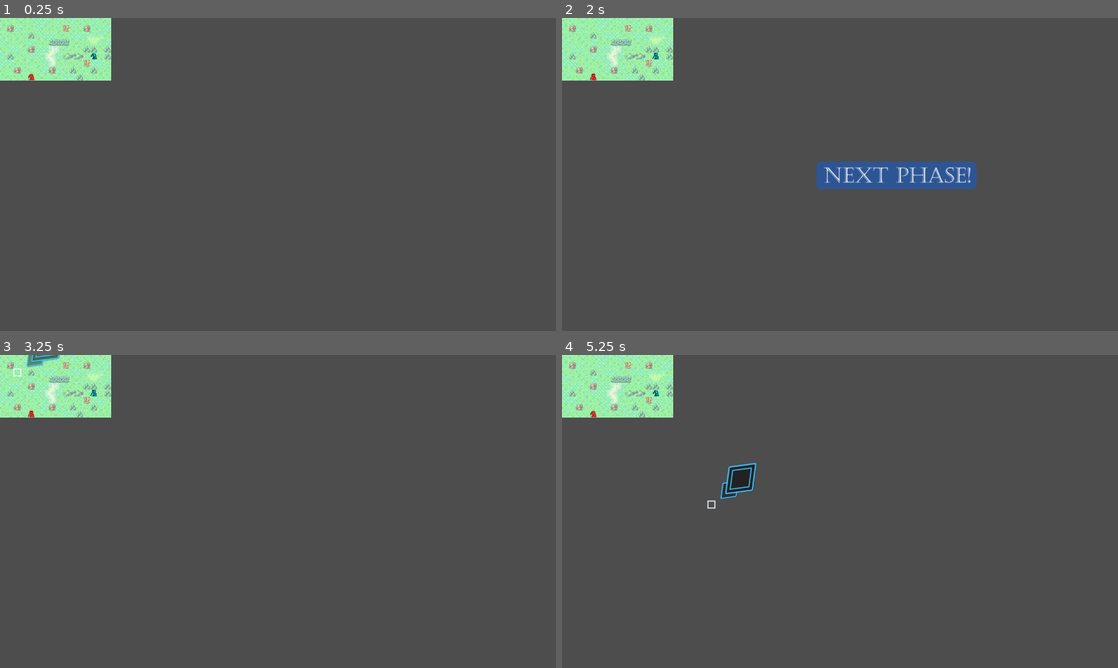
Above: before the commit, frames 1-4 (two rows, left to right).
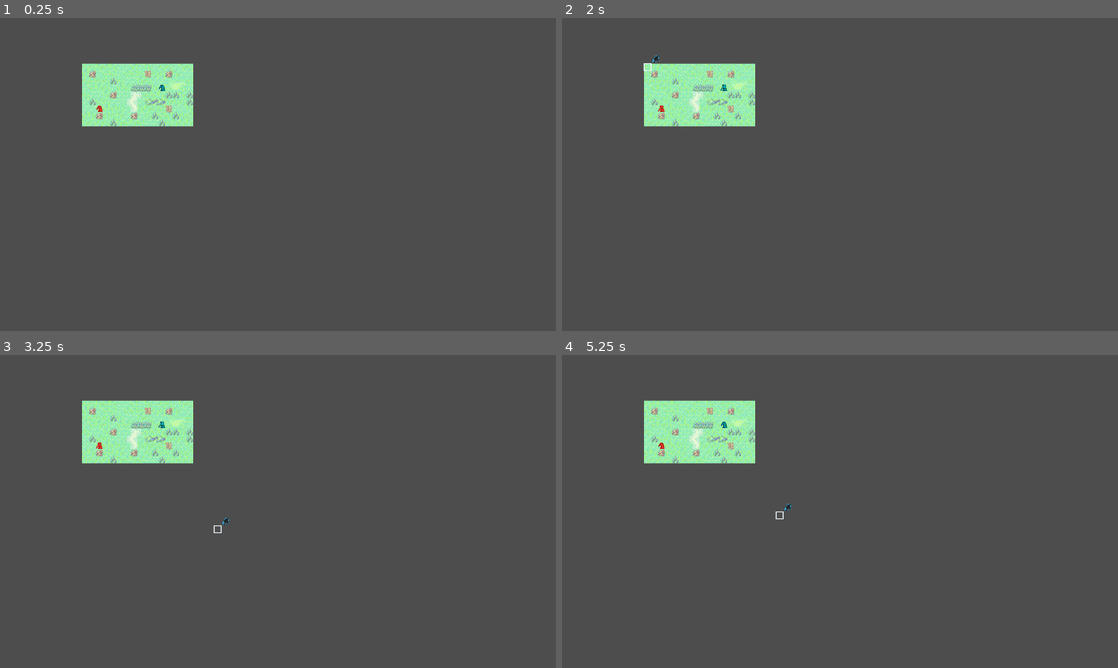
Above: after the commit, the same moments.

Repository: mojius/FarmStrategy
Game: Godot game, scene res://Main.tscn
Same seed, same stepped clock (60 frames per second), same inputs: the game is played once before the commit and once after it.
Inputs (mouse positions are in pixels of both pictures, inside the frame that each line leads up to):
- Up to frame 1 (0.25 s): no input
- Up to frame 2 (2 s): move the mouse to (962, 158) at 0.52 s; press the mouse at (962, 158) at 0.53 s; hold Right (ui_right) 0.53-1.28 s; tap Space (ui_accept) at 0.77, 1.52 s; move the mouse to (728, 190) at 1.27 s; release the mouse at (728, 190) at 1.28 s; hold Down (ui_down) from 1.28 s (still down); click (728, 190) at 1.35 s
- Up to frame 3 (3.25 s): move the mouse to (333, 442) at 2.02 s; release Down (ui_down) at 2.03 s; press the mouse at (333, 442) at 2.03 s; hold Right (ui_right) 2.03-2.78 s; move the mouse to (250, 574) at 2.77 s; release the mouse at (250, 574) at 2.78 s; hold Up (ui_up) from 2.78 s (still down); click (250, 574) at 2.85 s; tap Space (ui_accept) at 3.02 s
- Up to frame 4 (5.25 s): tap Enter at 3.5 s; move the mouse to (1006, 558) at 3.52 s; release Up (ui_up) at 3.53 s; press the mouse at (1006, 558) at 3.53 s; hold Left (ui_left) 3.53-5.03 s; tap Space (ui_accept) at 3.77, 4.25, 4.52, 5 s; move the mouse to (673, 464) at 4.27 s; release the mouse at (673, 464) at 4.28 s; click (673, 464) at 4.35 s; move the mouse to (867, 511) at 5.02 s; press the mouse at (867, 511) at 5.03 s; hold Down (ui_down) from 5.03 s (still down)

The runs differ from the first frame. In frame 1, 7.6% of the frame differs, in the area x 0-35%, y 0-35%; in frame 2, 10%, in the area x 0-75%, y 0-55%; in frame 3, 7.7%; in frame 4, 8.2%.

Commit message:
Scaling issues fixed, Patrols wiped

Diff:
--- a/GameBoard/Cursor/Cursor.gd
+++ b/GameBoard/Cursor/Cursor.gd
@@ -17,7 +17,7 @@
 signal moved(new_cell)
 
 # Grid resource, giving the node access to the grid size, and more.
-@export var grid: Resource = preload("res://GameBoard/Grid.gd")
+@export var grid: Resource = preload("res://GameBoard/Grid.tres")
 
 # Time before the cursor can move again in seconds.
 # You can see how we use it in the unhandled input function below.
@@ -65,7 +65,8 @@
 	if not _enabled: return
 	# If the user moves the mouse, we capture that input and update the node's cell in priority.
 	if event is InputEventMouseMotion:
-		self.cell = grid.calculate_grid_coordinates(event.position)
+		self.cell = grid.calculate_grid_coordinates(event.position + %Camera.offset)
+		print("Cell: ", self.cell, "Mouse position: ", event.position, "+ Camera offset: ", event.position + %Camera.offset)
 	# If we are already hovering the cell and click on it, or we press the enter key, the player
 	# wants to interact with that cell.
 	elif event.is_action_pressed("click") or event.is_action_pressed("ui_accept"):
@@ -120,6 +121,7 @@
 	# cooldown timer that will limit the rate at which the cursor moves when we keep the direction
 	# key down.
 	position = grid.calculate_map_position(cell)
+	print("New position is ", position)
 	emit_signal("moved", cell)
 	_timer.start()
 
--- a/GameBoard/Cursor/Cursor.tscn
+++ b/GameBoard/Cursor/Cursor.tscn
@@ -1,17 +1,17 @@
-[gd_scene load_steps=4 format=3 uid="uid://bmuue0dlmkw5u"]
+[gd_scene load_steps=3 format=3 uid="uid://bmuue0dlmkw5u"]
 
 [ext_resource type="Texture2D" uid="uid://ccof4xwgdx8de" path="res://GameBoard/Cursor/menu_selection_arrow.png" id="1_0qx76"]
 [ext_resource type="Script" path="res://GameBoard/Cursor/Cursor.gd" id="1_gblby"]
-[ext_resource type="Resource" uid="uid://btvgw2xegan2a" path="res://GameBoard/Grid.tres" id="2_pm3v6"]
 
 [node name="Cursor" type="Node2D"]
 script = ExtResource("1_gblby")
-grid = ExtResource("2_pm3v6")
 ui_cooldown = 0.01
 
 [node name="CursorArrow" type="Sprite2D" parent="."]
-position = Vector2(62, -54)
+texture_filter = 1
+position = Vector2(19, -18)
 rotation = -0.785398
+scale = Vector2(0.2, 0.2)
 texture = ExtResource("1_0qx76")
 
 [node name="Timer" type="Timer" parent="."]
--- a/GameBoard/Grid.gd
+++ b/GameBoard/Grid.gd
@@ -6,7 +6,7 @@
 # The grid's size in rows and columns.
 @export var size := Vector2(20, 20)
 # The size of a cell in pixels.
-@export var cell_size := Vector2(80, 80)
+@export var cell_size := Vector2(16,16)
 
 # Half of ``cell_size``.
 # We will use this to calculate the center of a grid cell in pixels, on the screen.
@@ -16,7 +16,9 @@
 # Returns the position of a cell's center in pixels.
 # We'll place units and have them move through cells using this function.
 func calculate_map_position(grid_position: Vector2) -> Vector2:
-	return grid_position * cell_size + _half_cell_size
+	var calculation: Vector2 = grid_position * cell_size + _half_cell_size
+	print("Calculated map position: ", calculation)
+	return calculation
 
 # Returns the coordinates of the cell on the grid given a position on the map.
 # This is the complementary of `calculate_map_position()` above.
@@ -24,7 +26,9 @@
 # the grid coordinates they're placed on, and call `calculate_map_position()` to snap them to the
 # cell's center.
 func calculate_grid_coordinates(map_position: Vector2) -> Vector2:
-	return (map_position / cell_size).floor()
+	var calculation: Vector2 = (map_position / cell_size).floor()
+	print("Calculated grid coordinates: ", calculation)
+	return calculation
 
 # Returns true if the `cell_coordinates` are within the grid.
 # This method and the following one allow us to ensure the cursor or units can never go past the
--- a/Main.tscn
+++ b/Main.tscn
@@ -35,16 +35,16 @@
 [node name="GameBoard" type="Node2D" parent="."]
 y_sort_enabled = true
 script = ExtResource("2_hx4vu")
-starting_faction = "Enemy"
 
 [node name="UIContainer" type="CanvasLayer" parent="GameBoard"]
 
 [node name="HighlightInfoUI" parent="GameBoard/UIContainer" instance=ExtResource("11_o3oh6")]
+visible = false
 offset_bottom = 228.0
 
 [node name="Map" parent="GameBoard" instance=ExtResource("1_khjdm")]
 texture_filter = 1
-layer_0/tile_data = PackedInt32Array(65535, 65536, 2, 131071, 131072, 2, 196607, 131072, 2, 262143, 131072, 2, 327679, 131072, 3, 393215, 131072, 3, 458751, 131072, 3, 524287, 131072, 3, 589823, 131072, 3, 0, 131072, 3, 1, 131072, 3, 2, 131072, 2 …(2573 unchanged characters)…
+layer_0/tile_data = PackedInt32Array(0, 131072, 3, 1, 131072, 3, 2, 131072, 2 …(2573 unchanged characters)…
 script = ExtResource("4_jj0xn")
 grid = ExtResource("5_kwp46")
 
@@ -54,22 +54,28 @@
 [node name="Kitty" parent="GameBoard/Map/Units" instance=ExtResource("2_n3f5l")]
 modulate = Color(2.959, 0.331, 0.248, 1)
 position = Vector2(40, 104)
-stats = SubResource("Resource_ol2kw")
+stats = SubResource("Resource_g587p")
 move_range = 5
-move_speed = 500
+move_speed = 100
 
 [node name="Zombie" parent="GameBoard/Map/Units" instance=ExtResource("2_n3f5l")]
 modulate = Color(0, 1, 1, 1)
 position = Vector2(184, 56)
-stats = SubResource("Resource_aj065")
+stats = SubResource("Resource_qyqb6")
 _faction = "Enemy"
-move_speed = 500
-
-[node name="Cursor" parent="GameBoard" instance=ExtResource("4_xbrol")]
+move_speed = 100
 
 [node name="UnitOverlay" parent="GameBoard" instance=ExtResource("4_sf86o")]
 
 [node name="UnitPathArrow" parent="GameBoard" instance=ExtResource("6_xwtul")]
+texture_filter = 1
+
+[node name="Cursor" parent="GameBoard" instance=ExtResource("4_xbrol")]
+
+[node name="Camera" type="Camera2D" parent="."]
+unique_name_in_owner = true
+offset = Vector2(-189.02, -104.57)
+anchor_mode = 0
 
 [connection signal="cursor_enable" from="GameBoard" to="GameBoard/Cursor" method="_on_game_board_cursor_enable"]
 [connection signal="accept_pressed" from="GameBoard/Cursor" to="GameBoard" method="_on_cursor_accept_pressed"]
--- a/Units/UnitChildren/PatrolPoint.gd
+++ /dev/null
@@ -1,20 +0,0 @@
-extends Sprite2D
-
-@export var visited = false
-
-# Singleton with information about the size of the grid.
-@export var grid: Resource = preload("res://GameBoard/Grid.tres")
-
-# Coordinates of the grid's cell the unit is on.
-@export var cell := Vector2.ZERO : set = set_cell
-
-func _ready():
-	hide()
-	# The following lines initialize the `cell` property and snap the unit to the cell's center on the map.
-	self.cell = grid.calculate_grid_coordinates(position)
-	position = grid.calculate_map_position(cell)
-
-# When changing the `cell`'s value, we don't want to allow coordinates outside the grid, so we clamp
-# them.
-func set_cell(value: Vector2) -> void:
-	cell = grid.clamp(value)
--- a/Units/UnitChildren/unit_patrol_end.tscn
+++ /dev/null
@@ -1,9 +0,0 @@
-[gd_scene load_steps=3 format=3 uid="uid://c45u5heig8e6k"]
-
-[ext_resource type="Texture2D" uid="uid://b240dphd2ev2m" path="res://Units/UnitChildren/Patrol_End.png" id="2_7cah6"]
-[ext_resource type="Script" path="res://Units/UnitChildren/PatrolPoint.gd" id="2_p2pfc"]
-
-[node name="End" type="Sprite2D"]
-top_level = true
-texture = ExtResource("2_7cah6")
-script = ExtResource("2_p2pfc")
--- a/Units/UnitChildren/unit_patrol_start.tscn
+++ /dev/null
@@ -1,9 +0,0 @@
-[gd_scene load_steps=3 format=3 uid="uid://bnrnasnqnj55b"]
-
-[ext_resource type="Texture2D" uid="uid://1ginoal22uq3" path="res://Units/UnitChildren/Patrol_Start.png" id="1_qdgxo"]
-[ext_resource type="Script" path="res://Units/UnitChildren/PatrolPoint.gd" id="2_lhb8s"]
-
-[node name="Start" type="Sprite2D"]
-top_level = true
-texture = ExtResource("1_qdgxo")
-script = ExtResource("2_lhb8s")
Not shown: 2 places in Main.tscn that only renumber resources
Binary file removed: Units/UnitChildren/Patrol_End.png
Not shown, removed: Units/UnitChildren/Patrol_End.png.import
Binary file removed: Units/UnitChildren/Patrol_Start.png
Not shown, removed: Units/UnitChildren/Patrol_Start.png.import
